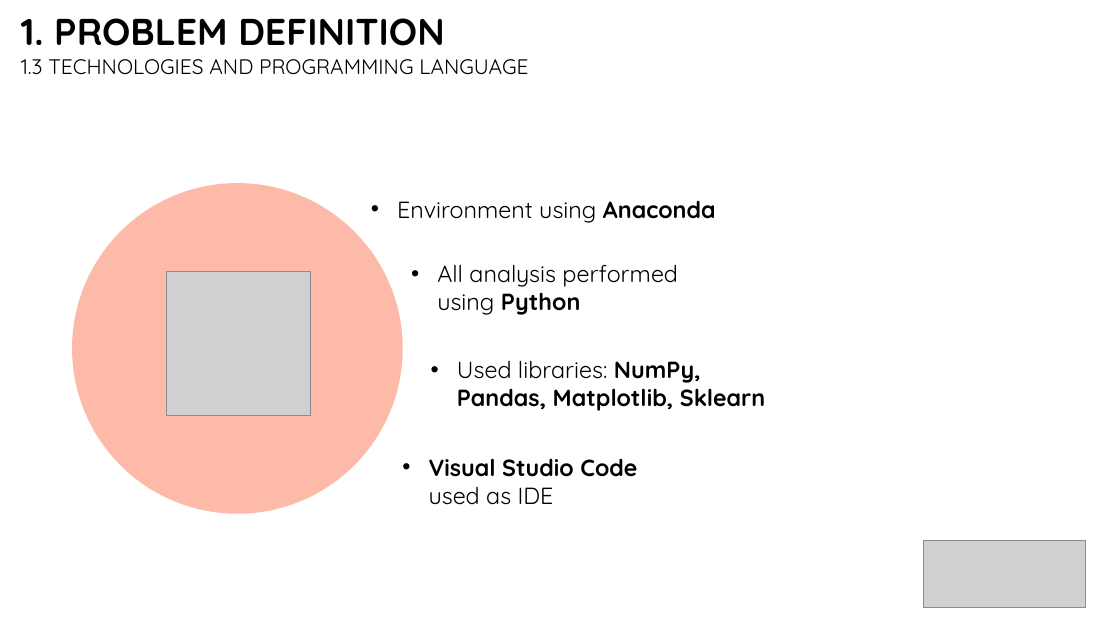
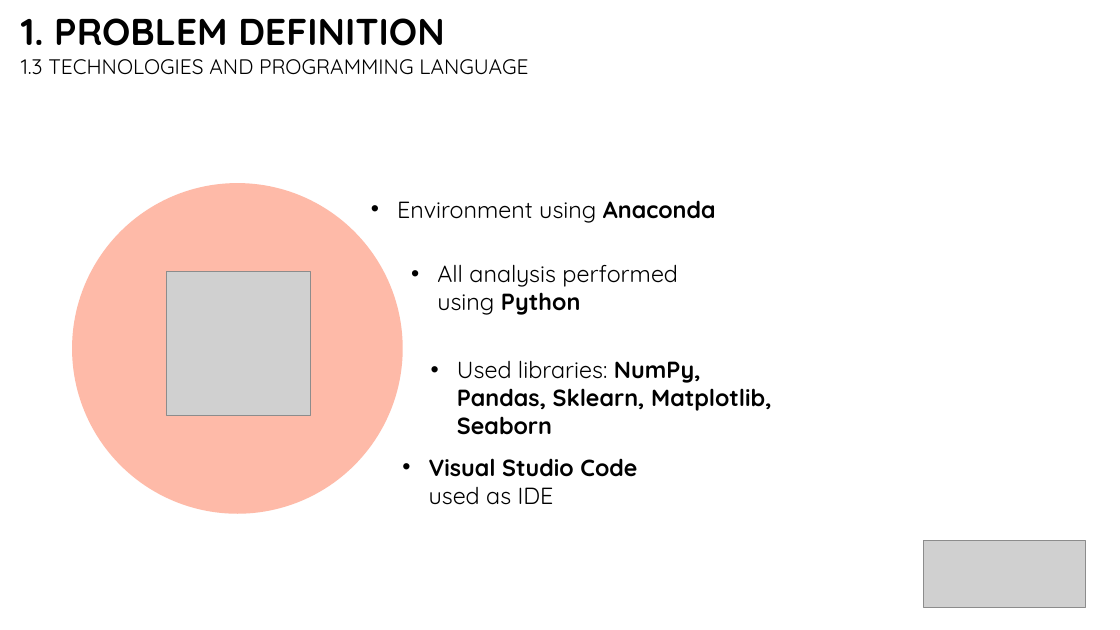
Before and after one commit to bbucalonserra/sales-membership-analysis, a slide deck: slide 6 of presentation.pptx. Drawn at 1120x630 pixels with LibreOffice and Linux fonts; fonts in the diff are those of the drawing; grey boxes stand for pictures. Boxes give left, top, right and bottom in pixels: in the first picture for what was removed or moved away, otherwise in the second. Text is boxed around its words. In the diff, an @@ line names an element or a change of style, - is before the commit and + after.

```diff
--- a/presentation.pptx
+++ b/presentation.pptx
@@ text at <box>457,360,772,435</box>: text changed @@
-• Used libraries: NumPy, Pandas, Matplotlib, Sklearn
+• Used libraries: NumPy, Pandas, Sklearn, Matplotlib, Seaborn
```
Also in this commit, not shown: 11 other slides changed, 1 slide added, 2 slides removed.
